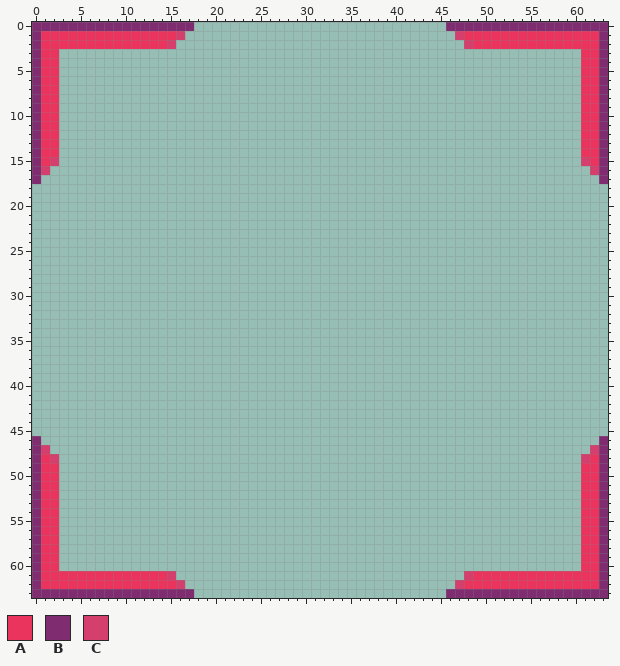
Two states of a pixel-art file, Assets/Visuals/UI/ActionIndicatorAttack.aseprite. The picture above was drawn from the file before the commit.
64x64 pixels, 1 frame.
Palette (. is transparent): A #ea345d  B #802c71  C #d53f6d
Pixels before (only the part around the change), first column x 16:
 8 ...........................
 9 ...........................
10 ...........................
11 ...........................
12 ...........................
13 ...........................
14 ...........................
15 ...........................
16 ...........................
17 ...........................
18 ...........................
19 ...........................
20 ...........................
21 ...........................
22 ...........................
23 ...........................
24 ...........................
25 ...........................
26 ...........................
27 ...........................
28 ...........................
29 ...........................
30 ...........................
31 ...........................
32 ...........................
33 ...........................
34 ...........................
35 ...........................
36 ...........................
37 ...........................
38 ...........................
39 ...........................
40 ...........................
41 ...........................
42 ...........................
43 ...........................
44 ...........................
45 ...........................
46 ...........................
47 ...........................
48 ...........................
49 ...........................
50 ...........................
51 ...........................
52 ...........................
53 ...........................
And afterwards:
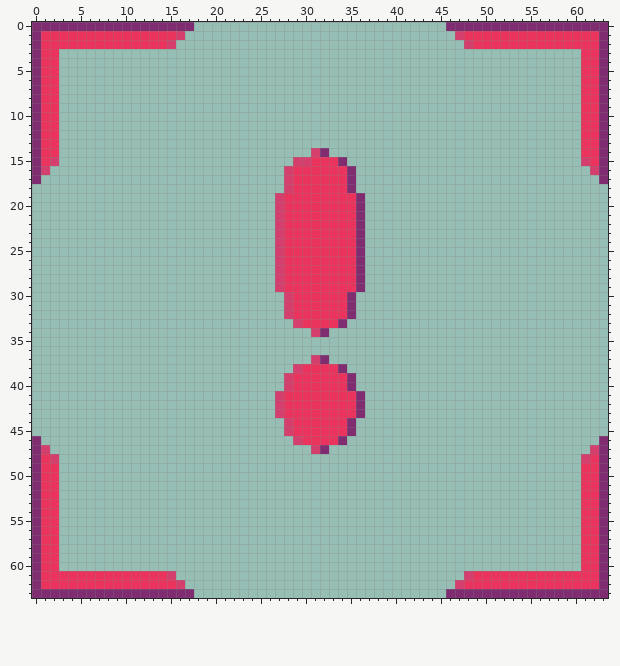
The exact change:
y 14: x 31..32 .. -> CB
y 15: x 29..34 ...... -> CCAAAB
y 16..18: x 28..35 ........ -> CAAAAAAB
y 19..29: x 27..36 .......... -> CAAAAAAAAB
y 30..32: x 28..35 ........ -> CAAAAAAB
y 33: x 29..34 ...... -> CAAAAB
y 34: x 31..32 .. -> CB
y 37: x 31..32 .. -> CB
y 38: x 29..34 ...... -> CAAAAB
y 39..40: x 28..35 ........ -> CAAAAAAB
y 41..43: x 27..36 .......... -> CAAAAAAAAB
y 44..45: x 28..35 ........ -> CAAAAAAB
y 46: x 29..34 ...... -> CAAAAB
y 47: x 31..32 .. -> CB
Where, in picture pixels (left, top, right, bottom), the same in both pictures:
added: (275, 148, 365, 454)
